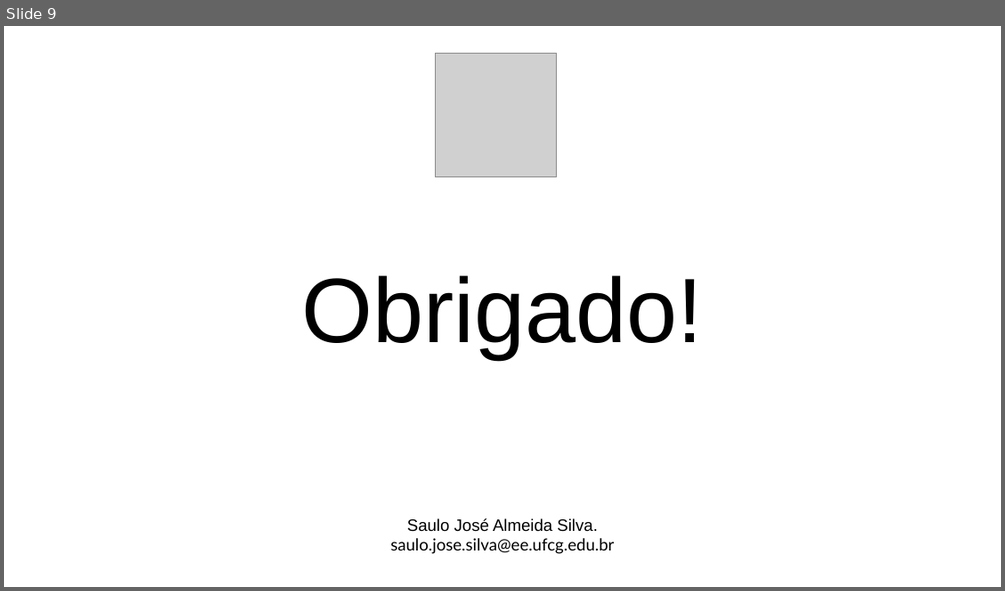
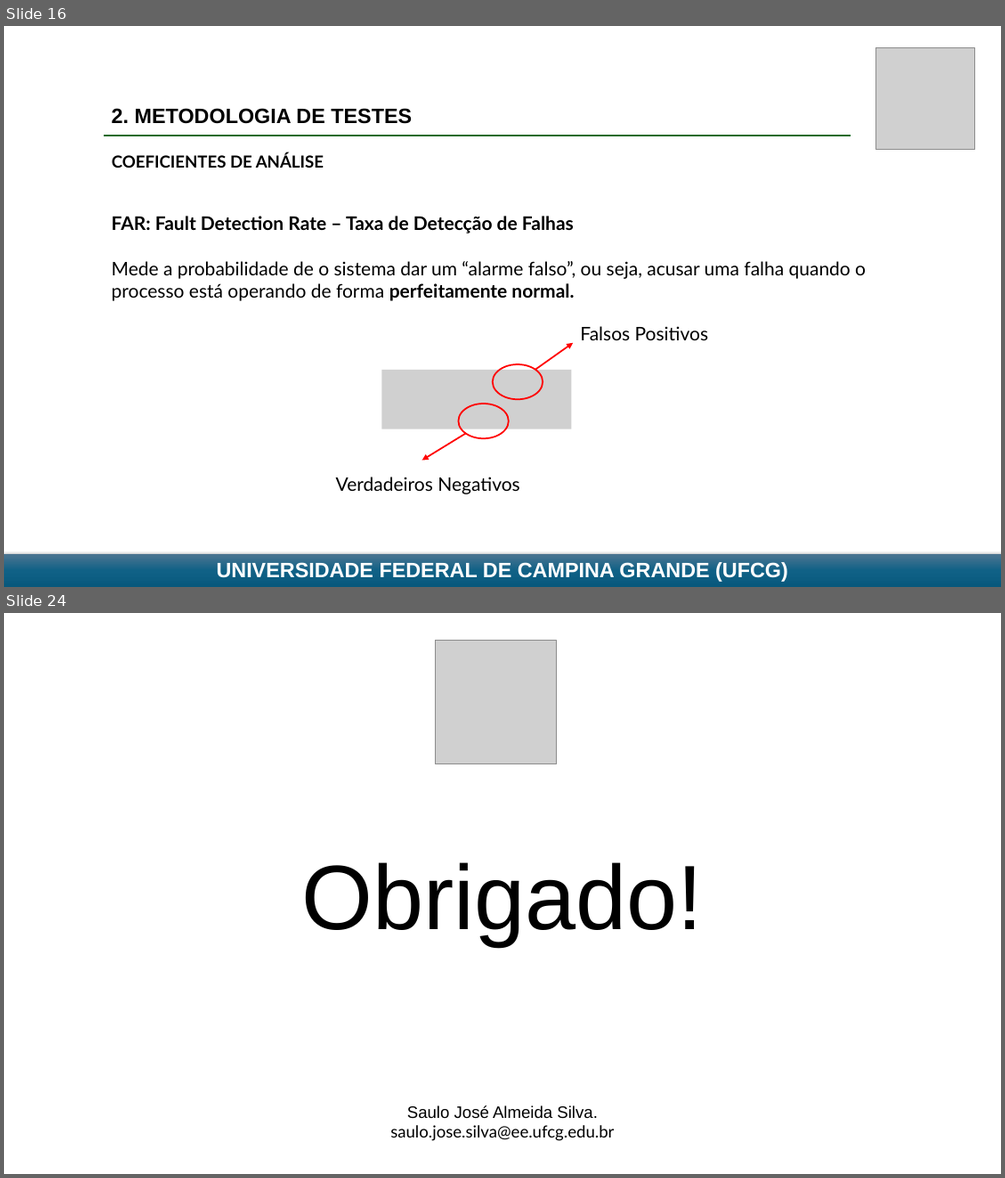
Before and after one commit to SauloJose/SistemasInteligentes2026, a slide deck: Atividade 3 - Identificação de Falhas/Apresentação 3 - FALTAS - Saulo.pptx. Shown one above the other, each under a label of ours: slide 9 before the commit, slides 16 and 24 after it; the slides between them are not shown. The pictures are 1005x591 and 1005x1178 pixels, drawn with LibreOffice and Linux fonts; fonts in the diff are those of the drawing; grey boxes stand for pictures. Boxes give left, top, right and bottom in pixels: in the first picture for what was removed or moved away, otherwise in the second. Text is boxed around its words. In the diff, an @@ line names an element or a change of style, - is before the commit and + after.

```diff
--- a/Atividade 3 - Identificação de Falhas/Apresentação 3 - FALTAS - Saulo.pptx
+++ b/Atividade 3 - Identificação de Falhas/Apresentação 3 - FALTAS - Saulo.pptx
@@ slide 16 added at <box>4,26,1001,587</box>, background #FFFFFF @@
@@ picture added at <box>876,47,975,149</box> @@
@@ text added at <box>112,108,412,124</box>, 20 pt, text #000000, bold @@
+2. METODOLOGIA DE TESTES
@@ line added from (105, 136) to (850, 136), #196B24 2 pt @@
@@ text added at <box>112,153,324,168</box>, 16 pt, text #000000, bold @@
+COEFICIENTES DE ANÁLISE
@@ text added at <box>112,216,866,301</box>, 18 pt, text #000000 @@
+FAR: Fault Detection Rate – Taxa de Detecção de Falhas
+Mede a probabilidade de o sistema dar um “alarme falso”, ou seja, acusar uma falha quando o processo está operando de forma perfeitamente normal.
@@ arrow added from (535, 370) to (573, 343), #FF0000 1.5 pt @@
@@ text added at <box>580,326,709,340</box>, 18 pt, text #000000 @@
+Falsos Positivos
@@ picture added at <box>381,370,572,428</box> @@
@@ ellipse added at <box>493,364,542,399</box>, outline #FF0000 1.5 pt @@
@@ ellipse added at <box>459,403,509,439</box>, outline #FF0000 1.5 pt @@
@@ arrow added from (465, 434) to (422, 459), #FF0000 1.5 pt @@
@@ text added at <box>336,476,520,494</box>, 18 pt, text #000000 @@
+Verdadeiros Negativos
@@ rectangle added at <box>4,554,1001,587</box>, fill gradient #4C7591 to #106287 to #09597D, 20 pt, text #FFFFFF, bold @@
+UNIVERSIDADE FEDERAL DE CAMPINA GRANDE (UFCG)
@@ what was slide 9 is now slide 24 @@
```
Also in this commit, not shown: 8 slides changed, 14 other slides added, 7 other files.
